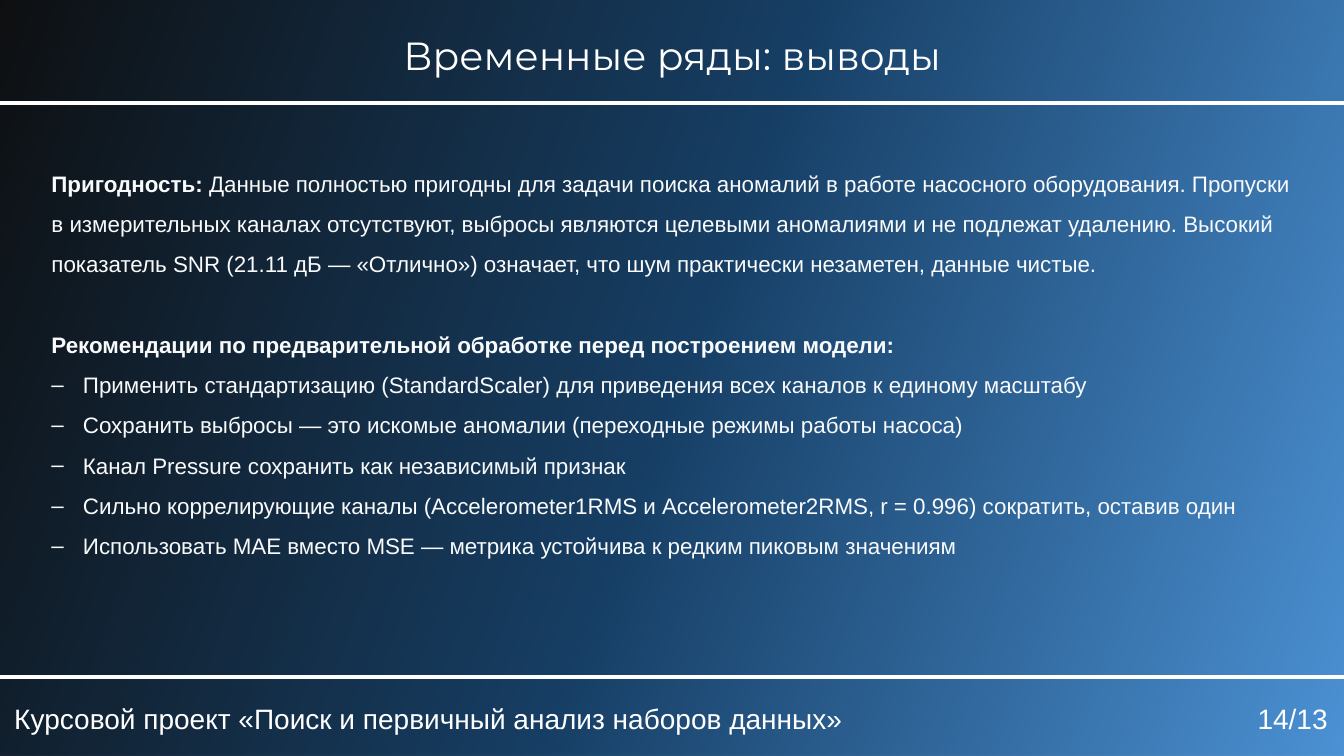
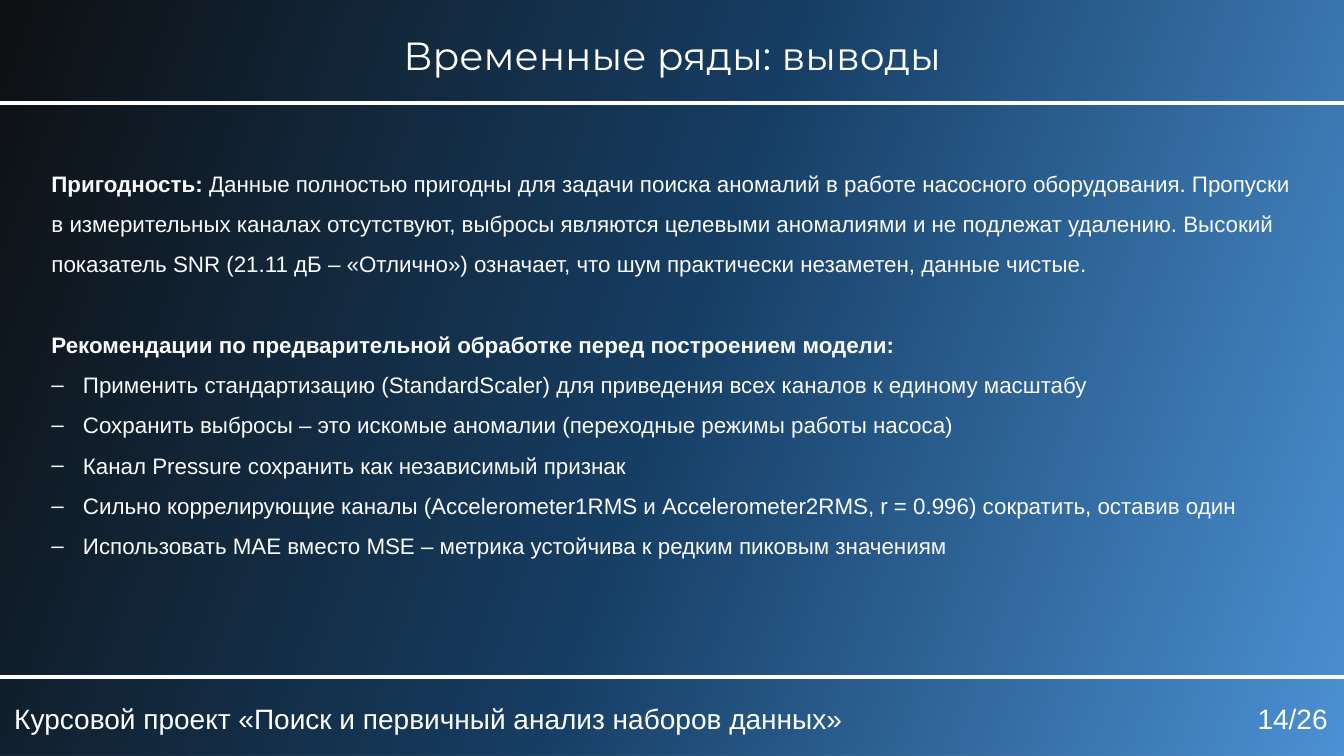
Before and after one commit to KaKTyZV/KYRSOVAIA_RABOTA, a slide deck: slide 14 of БобыкинВА_ЕТ141_курсовой_проект.pptx. Drawn at 1344x756 pixels with LibreOffice and Linux fonts; fonts in the diff are those of the drawing. Boxes give left, top, right and bottom in pixels: in the first picture for what was removed or moved away, otherwise in the second. Text is boxed around its words. In the diff, an @@ line names an element or a change of style, - is before the commit and + after.

Commit message:
POWERPOINT

```diff
--- a/БобыкинВА_ЕТ141_курсовой_проект.pptx
+++ b/БобыкинВА_ЕТ141_курсовой_проект.pptx
@@ text at (51, 175, 1289, 277): text changed @@
-Пригодность: Данные полностью пригодны для задачи поиска аномалий в работе насосного оборудования. Пропуски в измерительных каналах отсутствуют, выбросы являются целевыми аномалиями и не подлежат удалению. Высокий показатель SNR (21.11 дБ — «Отлично») означает, что шум практически незаметен, данные чистые.
+Пригодность: Данные полностью пригодны для задачи поиска аномалий в работе насосного оборудования. Пропуски в измерительных каналах отсутствуют, выбросы являются целевыми аномалиями и не подлежат удалению. Высокий показатель SNR (21.11 дБ – «Отлично») означает, что шум практически незаметен, данные чистые.
@@ text at (83, 416, 953, 438): text changed @@
-– Сохранить выбросы — это искомые аномалии (переходные режимы работы насоса)
+– Сохранить выбросы – это искомые аномалии (переходные режимы работы насоса)
@@ text at (83, 537, 946, 559): text changed @@
-– Использовать MAE вместо MSE — метрика устойчива к редким пиковым значениям
+– Использовать MAE вместо MSE – метрика устойчива к редким пиковым значениям
@@ page number at (1258, 708, 1328, 730): text changed @@
-14/13
+14/26
```
Also in this commit, not shown: 11 other slides changed, 21 slides added, 1 slide removed.
